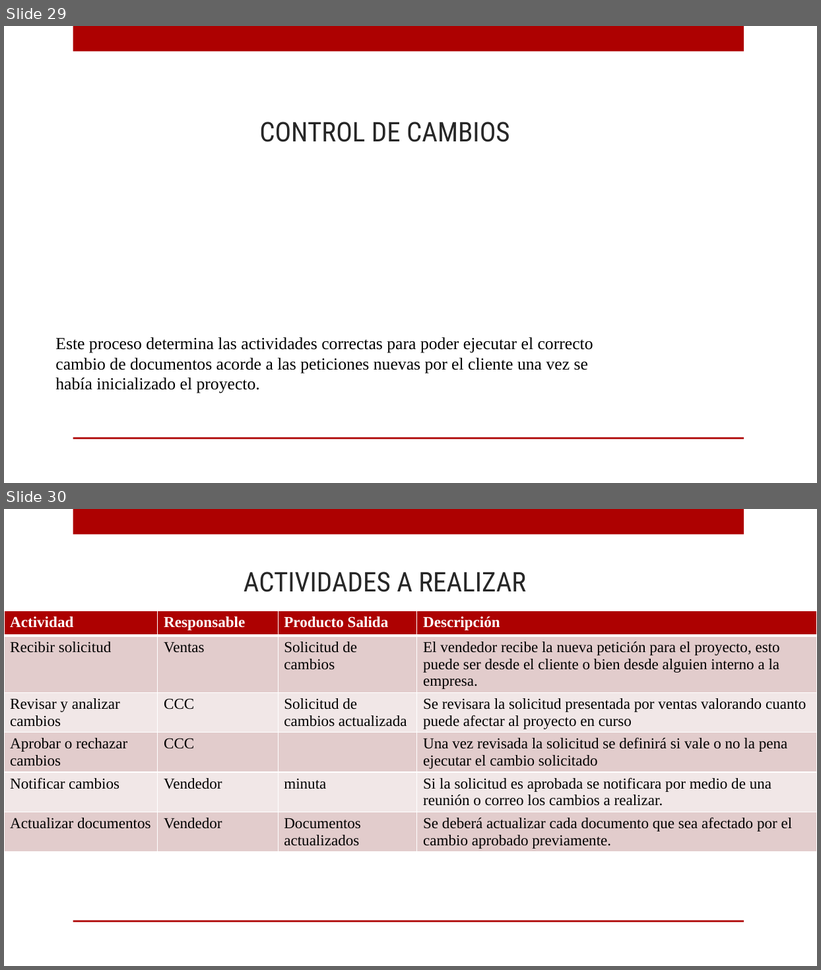
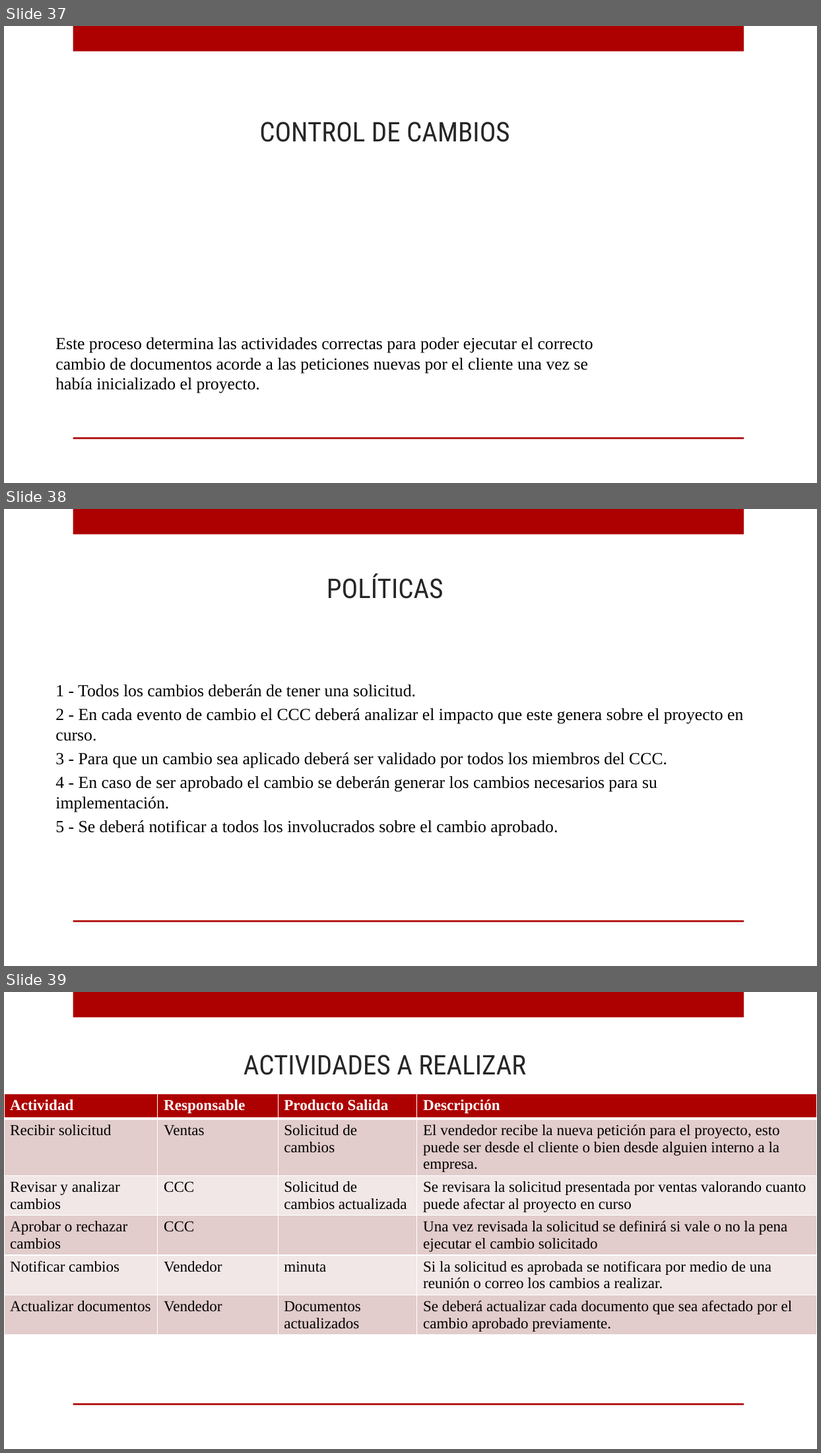
Before and after one commit to ricardo-novelasos/SOSQTP, a slide deck: capacitacion.pptx. Shown one above the other, each under a label of ours: slides 29 and 30 before the commit, slides 37, 38 and 39 after it. The pictures are 821x970 and 821x1453 pixels, drawn with LibreOffice and Linux fonts; fonts in the diff are those of the drawing; background and template pictures are left out. Boxes give left, top, right and bottom in pixels: in the first picture for what was removed or moved away, otherwise in the second. Text is boxed around its words. In the diff, an @@ line names an element or a change of style, - is before the commit and + after.

```diff
--- a/capacitacion.pptx
+++ b/capacitacion.pptx
@@ slide 38 added at <box>4,509,817,966</box>, background picture (left out); not listed: 2 template elements that a slide beside it also shows @@
@@ title added at <box>327,574,444,599</box>, 32 pt, text #262626 @@
+POLÍTICAS
@@ text added at <box>55,685,743,836</box>, 20 pt, text #000000 @@
+1 - Todos los cambios deberán de tener una solicitud.
+2 - En cada evento de cambio el CCC deberá analizar el impacto que este genera sobre el proyecto en curso.
+3 - Para que un cambio sea aplicado deberá ser validado por todos los miembros del CCC.
+4 - En caso de ser aprobado el cambio se deberán generar los cambios necesarios para su implementación.
+5 - Se deberá notificar a todos los involucrados sobre el cambio aprobado.
@@ what was slide 29 is now slide 37 @@
@@ what was slide 30 is now slide 39 @@
```
Also in this commit, not shown: 1 slide changed, 8 other slides added.
